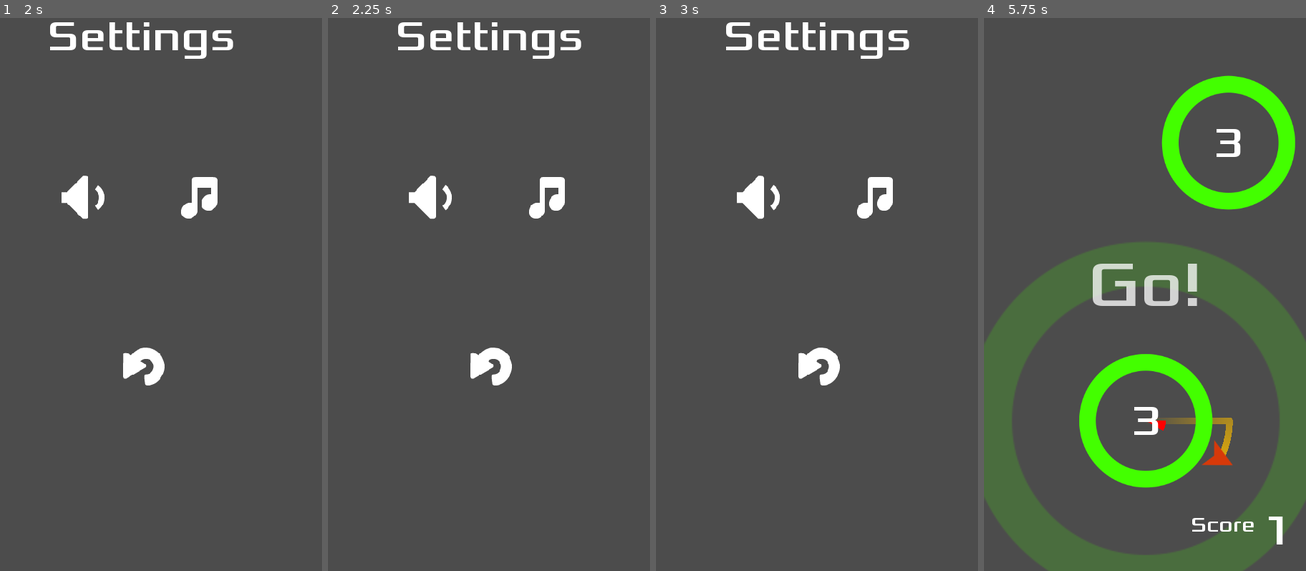
Above: before the commit, frames 1-4 (left to right).
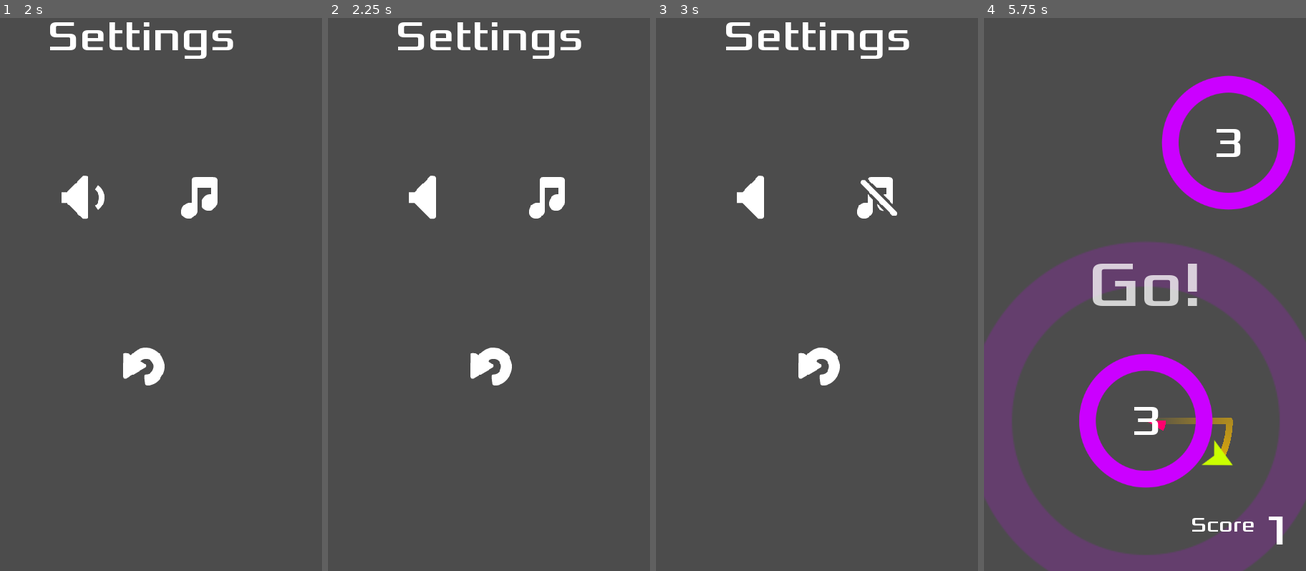
Above: after the commit, the same moments.

Repository: kidscancode/circle_jump
Game: Godot game, scene res://Main.tscn
The game is run twice, just before and just after one commit, with the same random seed, the same clock (stepped at 60 frames per second) and the same inputs.
Inputs (mouse positions are in pixels of both pictures, inside the frame that each line leads up to):
- Up to frame 1 (2 s): click (218, 194) at 0.5 s; tap Enter at 1.25 s; move the mouse to (231, 255) at 1.27 s; click (231, 255) at 1.42 s
- Up to frame 2 (2.25 s): click (411, 194) at 2 s
- Up to frame 3 (3 s): click (874, 194) at 2.75 s
- Up to frame 4 (5.75 s): click (1145, 366) at 3.5 s; tap Space at 4.25 s; move the mouse to (1080, 311) at 4.27 s; click (1080, 311) at 4.42 s; click (1067, 194) at 5 s

Frame 1 is identical in both runs. In frame 2, less than 0.1% of the frame differs, in the area x 35-39%, y 30-35%; in frame 3, 0.2%; in frame 4, 27%, in the area x 0-100%, y 10-100%.

Commit message:
part 06 sound and colors

Diff:
--- a/Main.gd
+++ b/Main.gd
@@ -22,6 +22,8 @@
 	spawn_circle($StartPosition.position)
 	$HUD.show()
 	$HUD.show_message("Go!")
+	if settings.enable_music:
+		$Music.play()
 
 func spawn_circle(_position=null):
 	var c = Circle.instance()
@@ -43,3 +45,5 @@
 	get_tree().call_group("circles", "implode")
 	$Screens.game_over()
 	$HUD.hide()
+	if settings.enable_music:
+		$Music.stop()
--- a/Main.tscn
+++ b/Main.tscn
@@ -1,8 +1,9 @@
-[gd_scene load_steps=4 format=2]
+[gd_scene load_steps=5 format=2]
 
 [ext_resource path="res://Main.gd" type="Script" id=1]
 [ext_resource path="res://UI/Screens.tscn" type="PackedScene" id=2]
 [ext_resource path="res://UI/HUD.tscn" type="PackedScene" id=3]
+[ext_resource path="res://assets/audio/Music_Light-Puzzles.ogg" type="AudioStream" id=4]
 
 [node name="Main" type="Node"]
 script = ExtResource( 1 )
@@ -20,4 +21,7 @@
 [node name="Screens" parent="." instance=ExtResource( 2 )]
 
 [node name="HUD" parent="." instance=ExtResource( 3 )]
+
+[node name="Music" type="AudioStreamPlayer" parent="."]
+stream = ExtResource( 4 )
 [connection signal="start_game" from="Screens" to="." method="new_game"]
--- a/UI/Screens.gd
+++ b/UI/Screens.gd
@@ -1,6 +1,11 @@
 extends Node
 
 signal start_game
+
+var sound_buttons = {true: preload("res://assets/images/buttons/audioOn.png"),
+					false: preload("res://assets/images/buttons/audioOff.png")}
+var music_buttons = {true: preload("res://assets/images/buttons/musicOn.png"),
+					false: preload("res://assets/images/buttons/musicOff.png")}
 
 var current_screen = null
 
@@ -11,10 +16,12 @@
 func register_buttons():
 	var buttons = get_tree().get_nodes_in_group("buttons")
 	for button in buttons:
-		button.connect("pressed", self, "_on_button_pressed", [button.name])
+		button.connect("pressed", self, "_on_button_pressed", [button])
 
-func _on_button_pressed(name):
-	match name:
+func _on_button_pressed(button):
+	if settings.enable_sound:
+		$Click.play()
+	match button.name:
 		"Home":
 			change_screen($TitleScreen)
 		"Play":
@@ -23,6 +30,12 @@
 			emit_signal("start_game")
 		"Settings":
 			change_screen($SettingsScreen)
+		"Sound":
+			settings.enable_sound = !settings.enable_sound
+			button.texture_normal = sound_buttons[settings.enable_sound]
+		"Music":
+			settings.enable_music = !settings.enable_music
+			button.texture_normal = music_buttons[settings.enable_music]
 
 func change_screen(new_screen):
 	if current_screen:
--- a/UI/Screens.tscn
+++ b/UI/Screens.tscn
@@ -1,9 +1,10 @@
-[gd_scene load_steps=5 format=2]
+[gd_scene load_steps=6 format=2]
 
 [ext_resource path="res://UI/Screens.gd" type="Script" id=1]
 [ext_resource path="res://UI/TitleScreen.tscn" type="PackedScene" id=2]
 [ext_resource path="res://UI/SettingsScreen.tscn" type="PackedScene" id=3]
 [ext_resource path="res://UI/GameOverScreen.tscn" type="PackedScene" id=4]
+[ext_resource path="res://assets/audio/menu_click.wav" type="AudioStream" id=5]
 
 [node name="Screens" type="Node"]
 script = ExtResource( 1 )
@@ -13,3 +14,6 @@
 [node name="SettingsScreen" parent="." instance=ExtResource( 3 )]
 
 [node name="GameOverScreen" parent="." instance=ExtResource( 4 )]
+
+[node name="Click" type="AudioStreamPlayer" parent="."]
+stream = ExtResource( 5 )
--- a/objects/Circle.gd
+++ b/objects/Circle.gd
@@ -16,6 +16,8 @@
 	set_mode(_mode)
 	position = _position
 	radius = _radius
+	$Sprite.material = $Sprite.material.duplicate()
+	$SpriteEffect.material = $Sprite.material
 	$CollisionShape2D.shape = $CollisionShape2D.shape.duplicate()
 	$CollisionShape2D.shape.radius = radius
 	var img_size = $Sprite.texture.get_size().x / 2
@@ -25,13 +27,17 @@
 
 func set_mode(_mode):
 	mode = _mode
+	var color
 	match mode:
 		MODES.STATIC:
 			$Label.hide()
+			color = settings.theme["circle_static"]
 		MODES.LIMITED:
 			current_orbits = num_orbits
 			$Label.text = str(current_orbits)
 			$Label.show()
+			color = settings.theme["circle_limited"]
+	$Sprite.material.set_shader_param("color", color)
 
 func _process(delta):
 	$Pivot.rotation += rotation_speed * delta
@@ -42,6 +48,8 @@
 func check_orbits():
 	if abs($Pivot.rotation - orbit_start) > 2 * PI:
 		current_orbits -= 1
+		if settings.enable_sound:
+			$Beep.play()
 		$Label.text = str(current_orbits)
 		if current_orbits <= 0:
 			jumper.die()
@@ -64,7 +72,7 @@
 	if jumper:
 		var r = ((radius - 10) / num_orbits) * (1 + num_orbits - current_orbits)
 		draw_circle_arc_poly(Vector2.ZERO, r, orbit_start + PI/2,
-							$Pivot.rotation + PI/2, Color(1, 0, 0))
+							$Pivot.rotation + PI/2, settings.theme["circle_fill"])
 
 func draw_circle_arc_poly(center, radius, angle_from, angle_to, color):
 	var nb_points = 32
--- a/objects/Circle.tscn
+++ b/objects/Circle.tscn
@@ -1,9 +1,10 @@
-[gd_scene load_steps=10 format=2]
+[gd_scene load_steps=11 format=2]
 
 [ext_resource path="res://objects/Circle.gd" type="Script" id=1]
 [ext_resource path="res://objects/color.shader" type="Shader" id=2]
 [ext_resource path="res://assets/images/circle1_n.png" type="Texture" id=3]
 [ext_resource path="res://assets/fonts/Xolonium-Regular.ttf" type="DynamicFontData" id=4]
+[ext_resource path="res://assets/audio/89.ogg" type="AudioStream" id=5]
 
 [sub_resource type="ShaderMaterial" id=1]
 shader = ExtResource( 2 )
@@ -123,3 +124,6 @@
 text = "1"
 align = 1
 valign = 1
+
+[node name="Beep" type="AudioStreamPlayer" parent="."]
+stream = ExtResource( 5 )
--- a/objects/Jumper.gd
+++ b/objects/Jumper.gd
@@ -10,6 +10,11 @@
 var target = null
 var trail_length = 25
 
+func _ready():
+	$Sprite.material.set_shader_param("color", settings.theme["player_body"])
+	$Trail/Points.default_color = settings.theme["player_trail"]
+
+
 func _unhandled_input(event):
 	if target and event is InputEventScreenTouch and event.pressed:
 		jump()
@@ -18,11 +23,15 @@
 	target.implode()
 	target = null
 	velocity = transform.x * jump_speed
+	if settings.enable_sound:
+		$Jump.play()
 
 func _on_Jumper_area_entered(area):
 	target = area
 	velocity = Vector2.ZERO
 	emit_signal("captured", area)
+	if settings.enable_sound:
+		$Capture.play()
 
 func _physics_process(delta):
 	if trail.points.size() > trail_length:
--- a/objects/Jumper.tscn
+++ b/objects/Jumper.tscn
@@ -1,8 +1,10 @@
-[gd_scene load_steps=6 format=2]
+[gd_scene load_steps=8 format=2]
 
 [ext_resource path="res://objects/Jumper.gd" type="Script" id=1]
 [ext_resource path="res://objects/color.shader" type="Shader" id=2]
 [ext_resource path="res://assets/images/jumper.png" type="Texture" id=3]
+[ext_resource path="res://assets/audio/70.ogg" type="AudioStream" id=4]
+[ext_resource path="res://assets/audio/88.ogg" type="AudioStream" id=5]
 
 [sub_resource type="ShaderMaterial" id=1]
 shader = ExtResource( 2 )
@@ -30,9 +32,15 @@
 [node name="Points" type="Line2D" parent="Trail"]
 z_index = -1
 gradient = SubResource( 2 )
-texture_mode = 0
+texture_mode = 256
 joint_mode = 2
 begin_cap_mode = 2
 end_cap_mode = 2
+
+[node name="Jump" type="AudioStreamPlayer" parent="."]
+stream = ExtResource( 4 )
+
+[node name="Capture" type="AudioStreamPlayer" parent="."]
+stream = ExtResource( 5 )
 [connection signal="area_entered" from="." to="." method="_on_Jumper_area_entered"]
 [connection signal="screen_exited" from="VisibilityNotifier2D" to="." method="_on_VisibilityNotifier2D_screen_exited"]
--- a/project.godot
+++ b/project.godot
@@ -19,6 +19,10 @@
 run/main_scene="res://Main.tscn"
 config/icon="res://icon.png"
 
+[autoload]
+
+settings="*res://settings.gd"
+
 [display]
 
 window/size/width=480
--- /dev/null
+++ b/settings.gd
@@ -0,0 +1,35 @@
+extends Node
+
+var enable_sound = true
+var enable_music = true
+
+var circles_per_level = 5
+
+var color_schemes = {
+	"NEON1": {
+		'background': Color8(0, 0, 0),
+		'player_body': Color8(203, 255, 0),
+		'player_trail': Color8(204, 0, 255),
+		'circle_fill': Color8(255, 0, 110),
+		'circle_static': Color8(0, 255, 102),
+		'circle_limited': Color8(204, 0, 255)
+	},
+	"NEON2": {
+		'background': Color8(0, 0, 0),
+		'player_body': Color8(246, 255, 0),
+		'player_trail': Color8(255, 255, 255),
+		'circle_fill': Color8(255, 0, 110),
+		'circle_static': Color8(151, 255, 48),
+		'circle_limited': Color8(127, 0, 255)
+	},
+	"NEON3": {
+		'background': Color8(0, 0, 0),
+		'player_body': Color8(255, 0, 187),
+		'player_trail': Color8(255, 148, 0),
+		'circle_fill': Color8(255, 148, 0),
+		'circle_static': Color8(170, 255, 0),
+		'circle_limited': Color8(204, 0, 255)
+	}
+}
+
+var theme = color_schemes["NEON1"]
Not shown, changed: README.md
